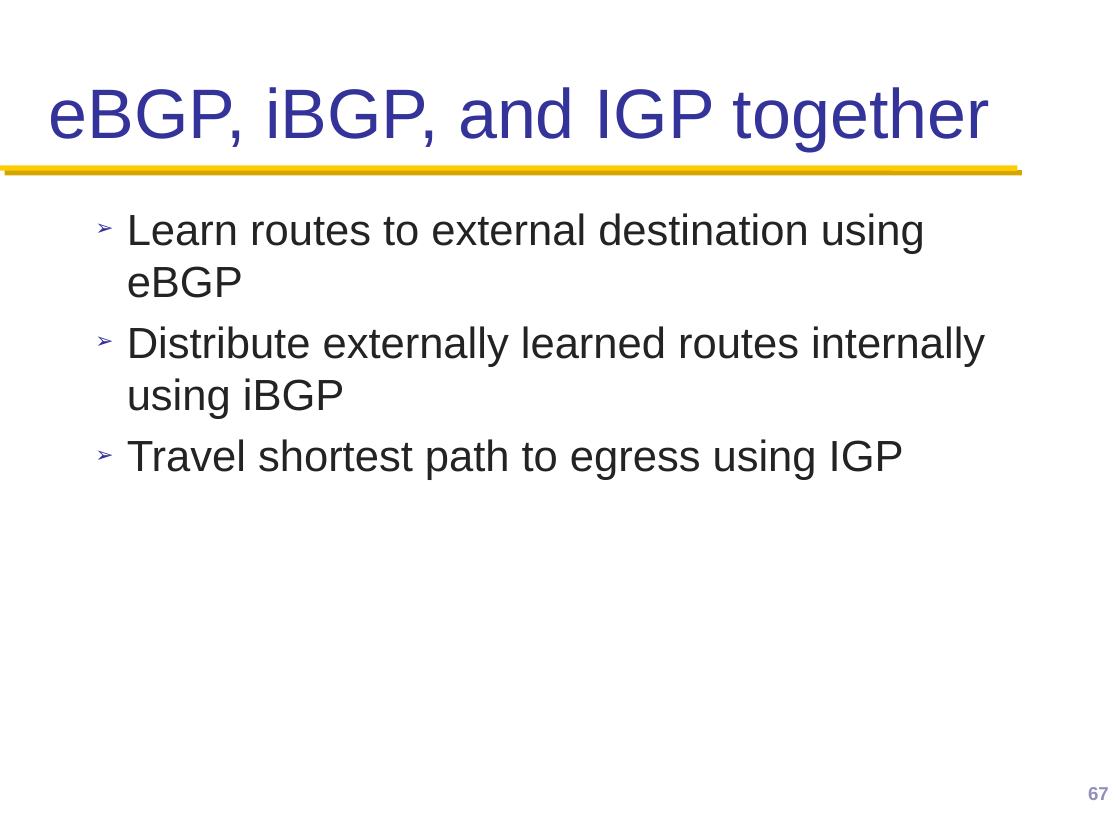
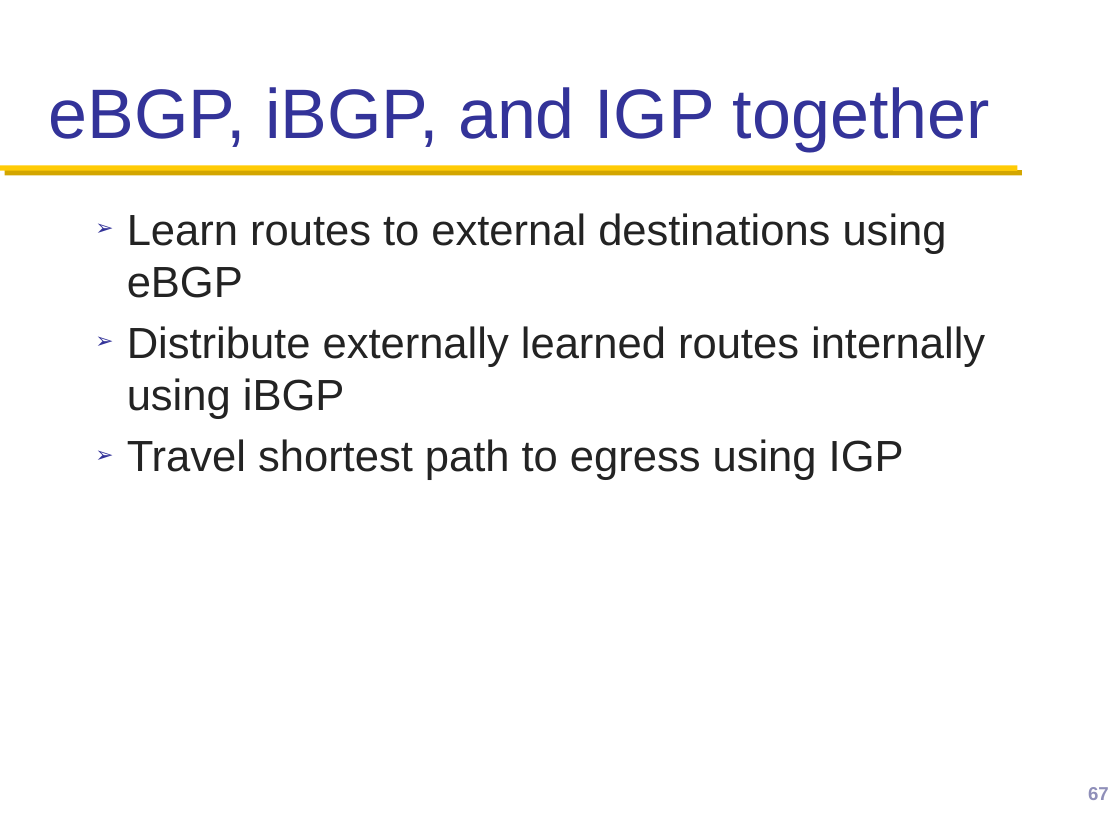
Before and after one commit to henryhxu/CSCI4430-ESTR4120, a slide deck: slide 67 of lec/lec14.pptx. Drawn at 1120x840 pixels with LibreOffice and Linux fonts; fonts in the diff are those of the drawing; background and template pictures are left out. Boxes give left, top, right and bottom in pixels: in the first picture for what was removed or moved away, otherwise in the second. Text is boxed around its words. In the diff, an @@ line names an element or a change of style, - is before the commit and + after.

Commit message:
lec14 updated

```diff
--- a/lec/lec14.pptx
+++ b/lec/lec14.pptx
@@ text at bbox=[127, 213, 947, 298]: text changed @@
-➢ Learn routes to external destination using eBGP
+➢ Learn routes to external destinations using eBGP
```
Also in this commit, not shown: 1 other slide changed.
